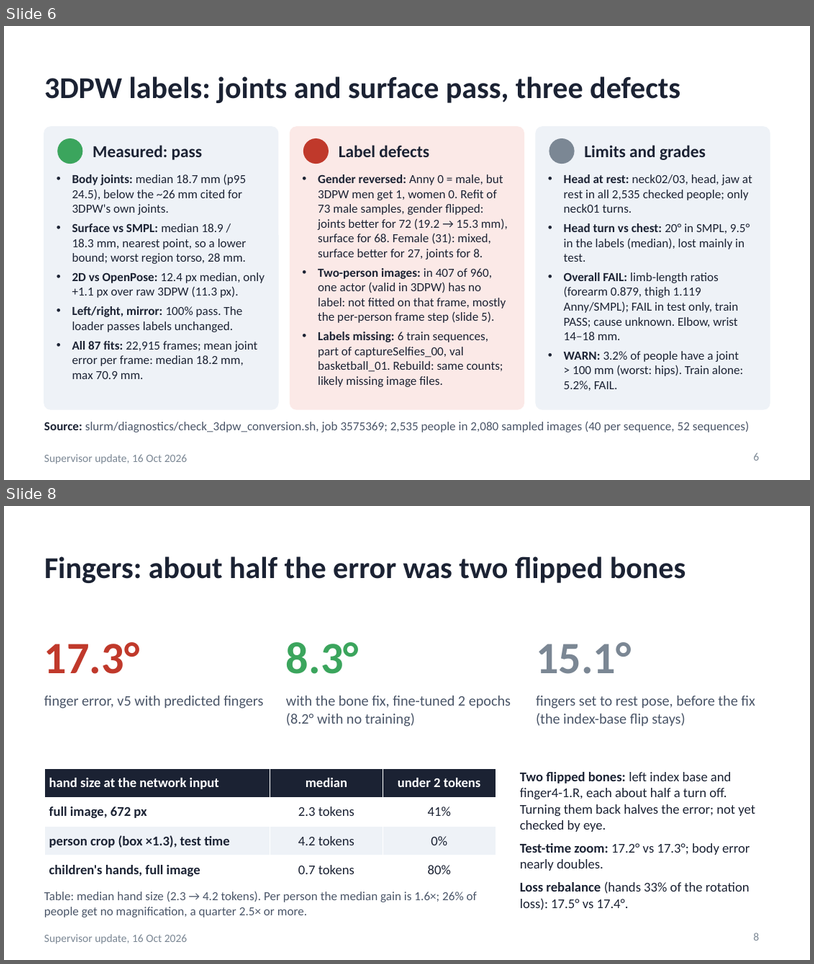
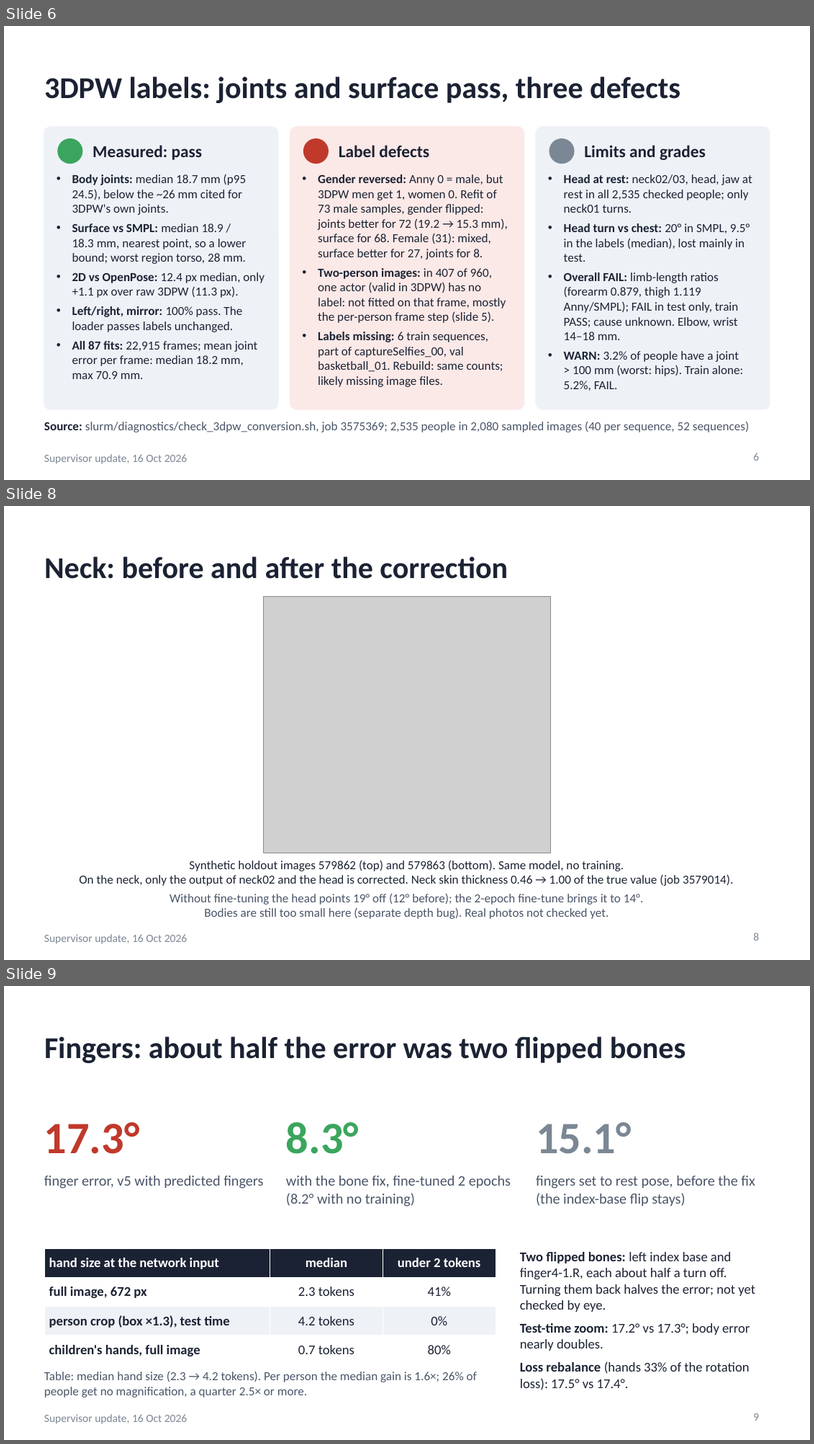
Before and after one commit to saadnajib/Multi-Person-Whole-Body-Human-Mesh-Recovery-in-a-Single-Shot-with-Annyone-dataset-and-3dpw-dataset, a slide deck: docs/supervisor_update_2026-10-16.pptx. Shown one above the other, each under a label of ours: slides 6 and 8 before the commit, slides 6, 8 and 9 after it; the slides between them are not shown. The pictures are 814x964 and 814x1444 pixels, drawn with LibreOffice and Linux fonts; fonts in the diff are those of the drawing; grey boxes stand for pictures. Boxes give left, top, right and bottom in pixels: in the first picture for what was removed or moved away, otherwise in the second. Text is boxed around its words. In the diff, an @@ line names an element or a change of style, - is before the commit and + after.

```diff
--- a/docs/supervisor_update_2026-10-16.pptx
+++ b/docs/supervisor_update_2026-10-16.pptx
@@ slide 8 added at (x1=4, y1=506, x2=810, y2=960), background #FFFFFF; not listed: 1 template element that a slide beside it also shows @@
@@ title added at (x1=44, y1=556, x2=508, y2=579), 27 pt, text #1B2233, bold @@
+Neck: before and after the correction
@@ picture added at (x1=264, y1=596, x2=551, y2=853) @@
@@ text added at (x1=79, y1=860, x2=733, y2=885), 11 pt, text #1B2233 @@
+Synthetic holdout images 579862 (top) and 579863 (bottom). Same model, no training.
+On the neck, only the output of neck02 and the head is corrected. Neck skin thickness 0.46 → 1.00 of the true value (job 3579014).
@@ text added at (x1=170, y1=893, x2=643, y2=919), 11 pt, text #4A5568 @@
+Without fine-tuning the head points 19° off (12° before); the 2-epoch fine-tune brings it to 14°.
+Bodies are still too small here (separate depth bug). Real photos not checked yet.
@@ page number added at (x1=754, y1=932, x2=759, y2=940), 10 pt, text #7B8794 @@
+8
@@ what was slide 8 is now slide 9 @@
@@ page number at (x1=754, y1=1413, x2=759, y2=1420): text changed @@
-8
+9
```
Also in this commit, not shown: 3 slides changed, 3 other files.
